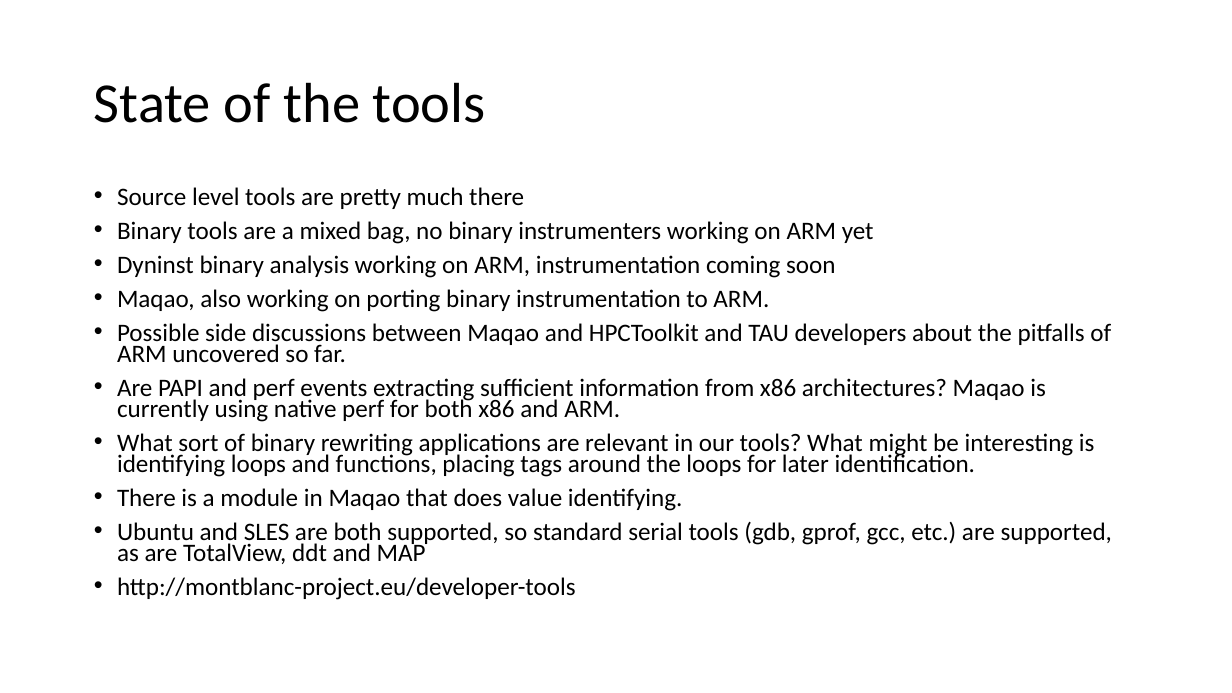
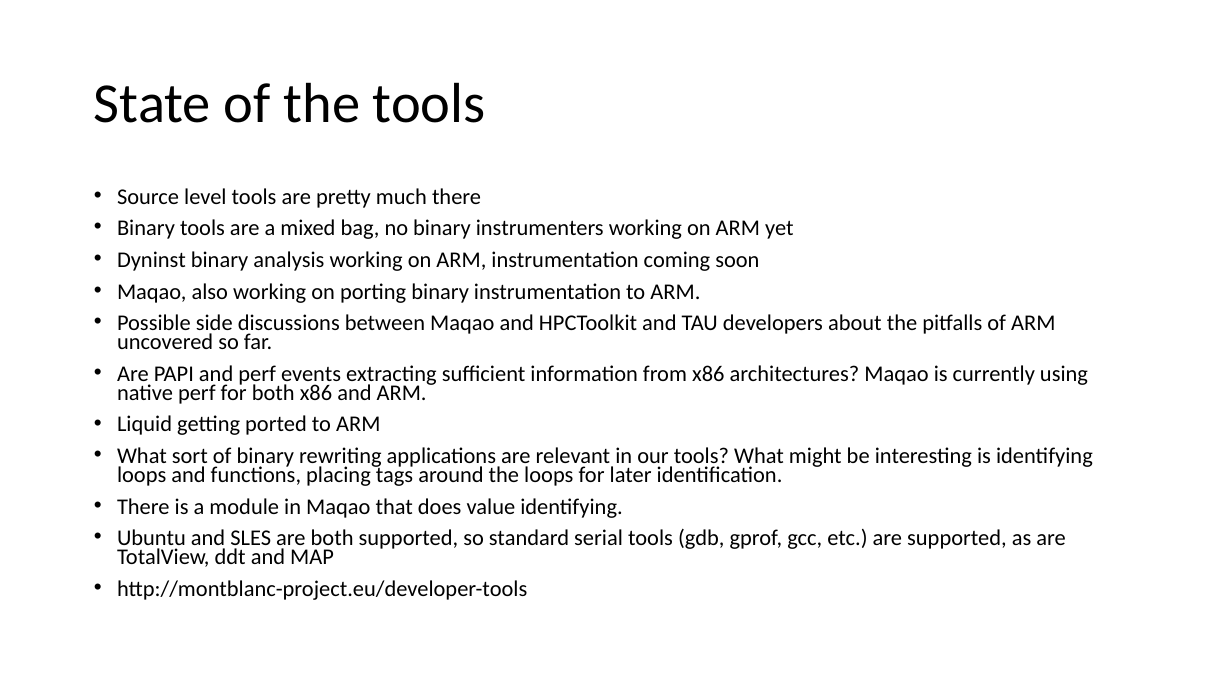
Before and after one commit to wrwilliams/petascale2017, a slide deck: slide 3 of assets/slides/ARM_working_group.pptx. Drawn at 1232x693 pixels with LibreOffice and Linux fonts; fonts in the diff are those of the drawing. Boxes give left, top, right and bottom in pixels: in the first picture for what was removed or moved away, otherwise in the second. Text is boxed around its words. In the diff, an @@ line names an element or a change of style, - is before the commit and + after.

```diff
--- a/assets/slides/ARM_working_group.pptx
+++ b/assets/slides/ARM_working_group.pptx
@@ text at <box>117,188,1093,600</box>: size 19.6 to 17.5 pt @@
@@ text at <box>117,415,380,435</box>: paragraph added @@
+• Liquid getting ported to ARM
```
Also in this commit, not shown: 1 other slide changed, 3 other files.
